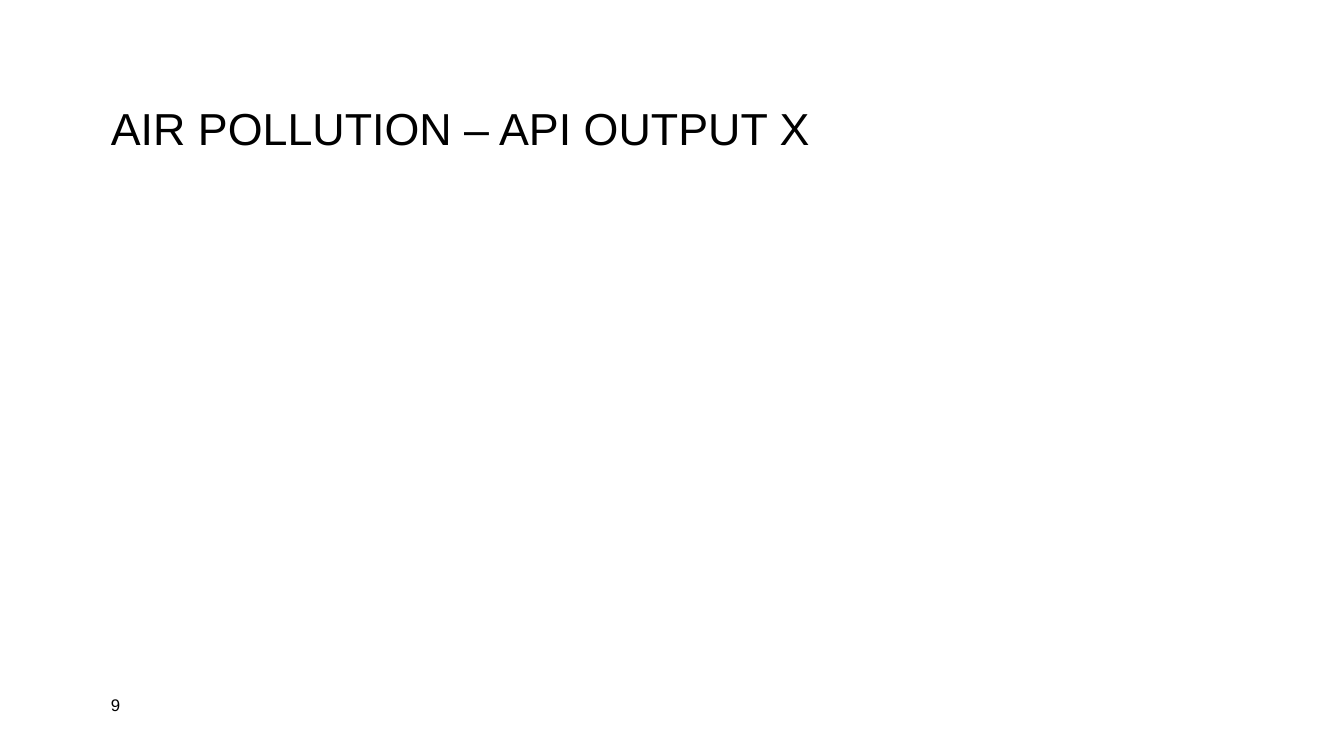
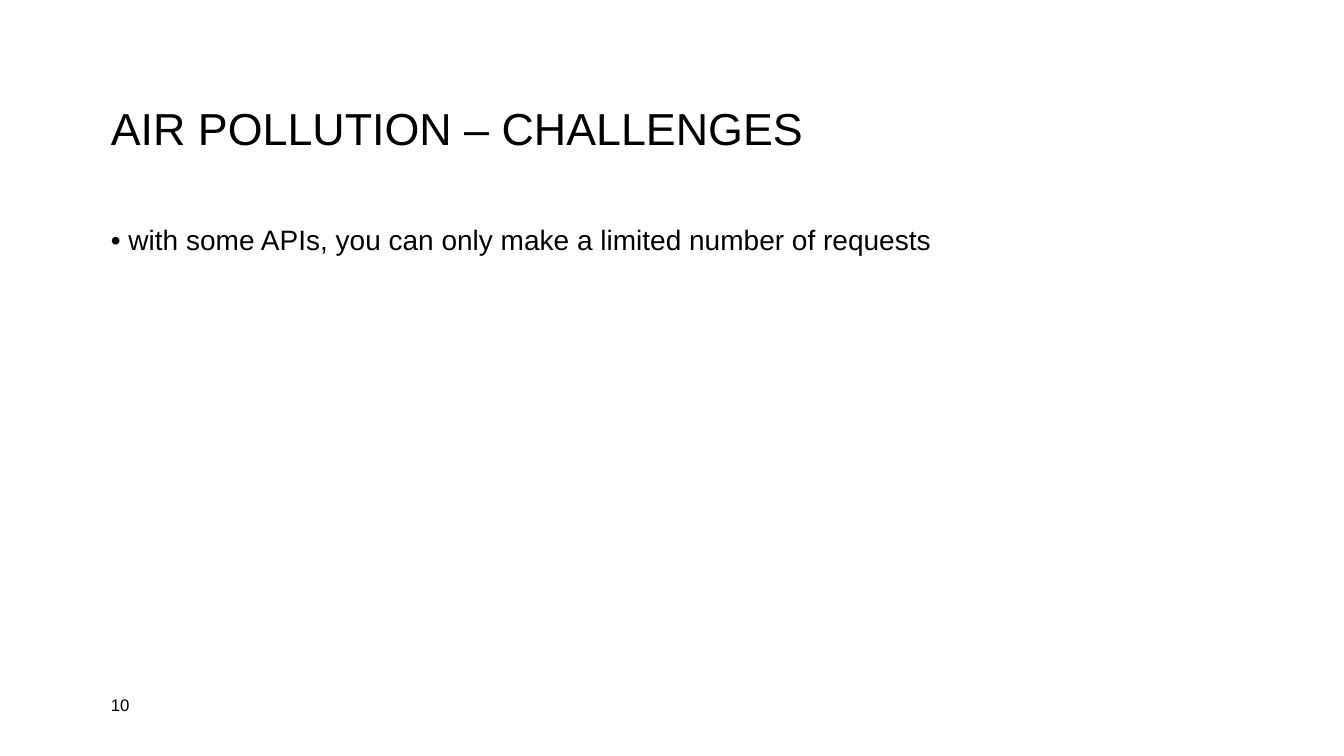
Before and after one commit to lennartklose96/DataScienceProject, a slide deck: slide 10 of Data-Science-Project2Präsi.pptx (slide 9 before the commit). Drawn at 1344x756 pixels with LibreOffice and Linux fonts; fonts in the diff are those of the drawing; background and template pictures are left out. Boxes give left, top, right and bottom in pixels: in the first picture for what was removed or moved away, otherwise in the second. Text is boxed around its words. In the diff, an @@ line names an element or a change of style, - is before the commit and + after.

```diff
--- a/Data-Science-Project2Präsi.pptx
+++ b/Data-Science-Project2Präsi.pptx
@@ title at box(111, 113, 803, 146): text changed @@
-AIR POLLUTION – API OUTPUT X
+AIR POLLUTION – CHALLENGES
@@ text added at box(128, 229, 930, 256), 20 pt, text #000000 @@
+• with some APIs, you can only make a limited number of requests
@@ page number at box(111, 699, 130, 711): text changed @@
-9
+10
```
Also in this commit, not shown: 5 other slides changed, 2 slides added, 1 slide removed, 1 other file.
